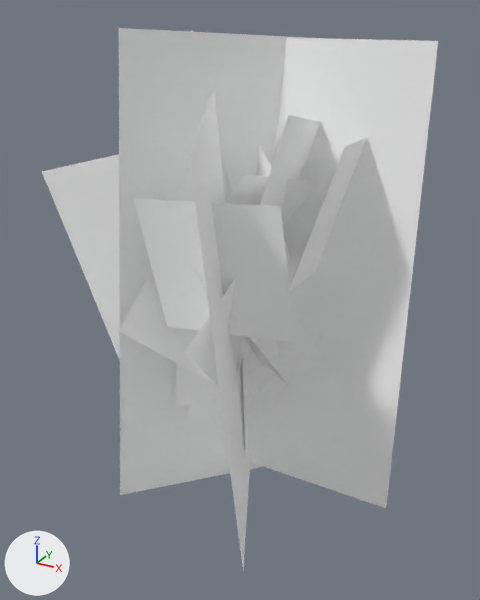
Renders of the glTF model assets/models/Shrub_04.gltf from each side of a commit.
The view is the same before and after, from a 50 mm camera at (104.842, -2.748, 26.98) aimed at (102.116, 2.208, 24.502). The axes (+X, +Y, +Z) are drawn at lower left. The lights are the same throughout. The older version comes first. Where no turn or scale is listed for an object, it has been applied to the vertices.

Objects in the first picture: 'Shrub_04'.
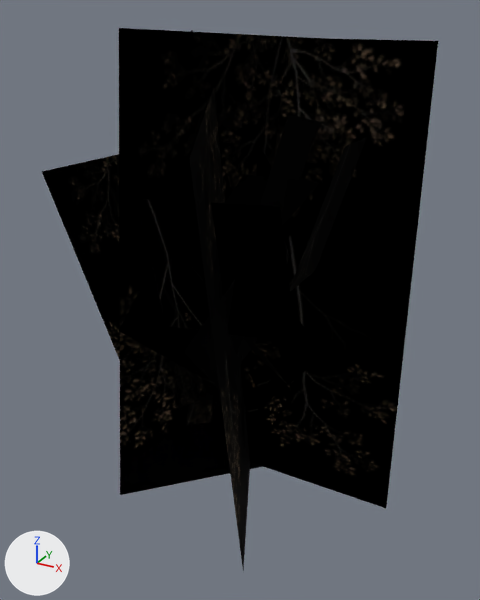
The newer file is also rescaled (x0.381), turned or shifted as a whole; pictures and numbers use the older file's frame.

The change, as a diff of the scene's bpy script:
```diff
--- a/assets/models/Shrub_04.gltf.py
+++ b/assets/models/Shrub_04.gltf.py
@@ img_shrub_04_d_png @@
+img_shrub_04_d_png = load_image('shrub_04_d.png', '../textures/Shrub_04_D.png', 512, 512, 'sRGB')
@@ mat_shrub_04_d @@
 mat_shrub_04_d = principled_material('shrub_04_d')
-mat_shrub_04_d.base_color = (1.0, 1.0, 1.0)  # white #ffffff
+mat_shrub_04_d.texture = img_shrub_04_d_png
 mat_shrub_04_d.metallic = 1.0
```

What differs and where, as boxes (x1, y1, x2, y2) in the pictures (480 x 600 px):
'Shrub_04', surface changed (white to black): (42, 28, 438, 570) in both
